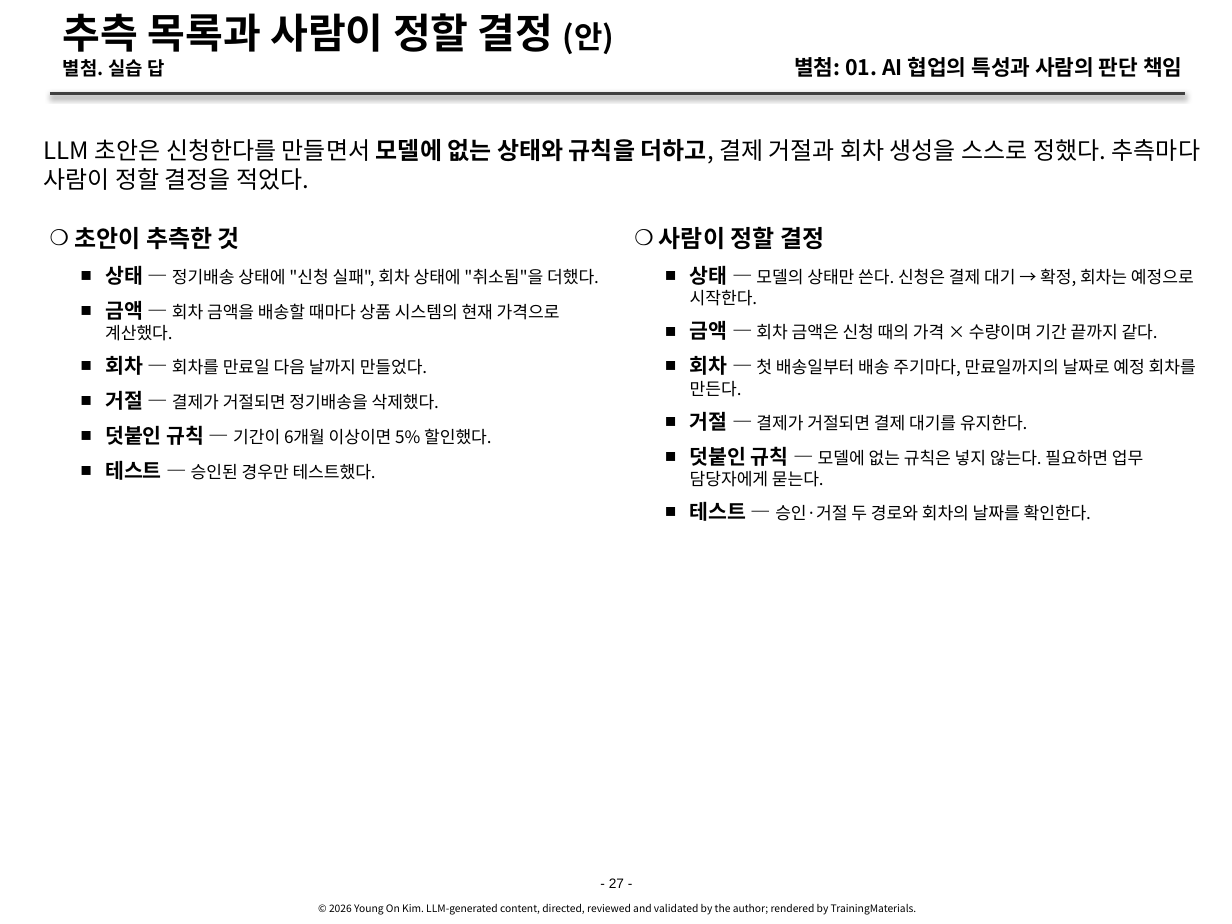
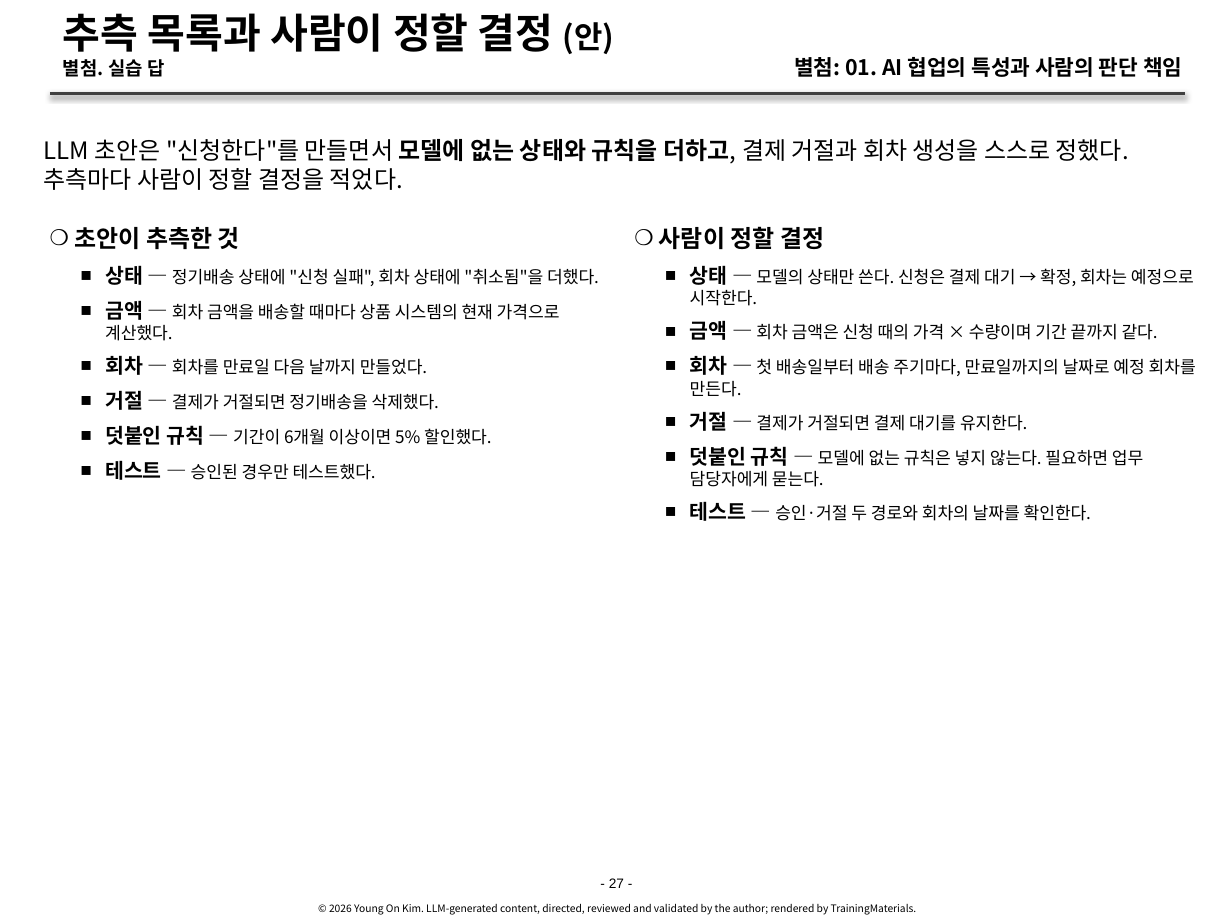
Before and after one commit to YoungSan77/TrainingMaterials, a slide deck: slide 27 of courses/ai-native/sessions/s01.pptx. Drawn at 1232x924 pixels with LibreOffice and Linux fonts; fonts in the diff are those of the drawing. Boxes give left, top, right and bottom in pixels: in the first picture for what was removed or moved away, otherwise in the second. Text is boxed around its words. In the diff, an @@ line names an element or a change of style, - is before the commit and + after.

```diff
--- a/courses/ai-native/sessions/s01.pptx
+++ b/courses/ai-native/sessions/s01.pptx
@@ text at (x1=44, y1=139, x2=1129, y2=190): text changed @@
-LLM 초안은 신청한다를 만들면서 모델에 없는 상태와 규칙을 더하고, 결제 거절과 회차 생성을 스스로 정했다. 추측마다 사람이 정할 결정을 적었다.
+LLM 초안은 "신청한다"를 만들면서 모델에 없는 상태와 규칙을 더하고, 결제 거절과 회차 생성을 스스로 정했다. 추측마다 사람이 정할 결정을 적었다.
```
Also in this commit, not shown: 3 other slides changed, 11 other files.
